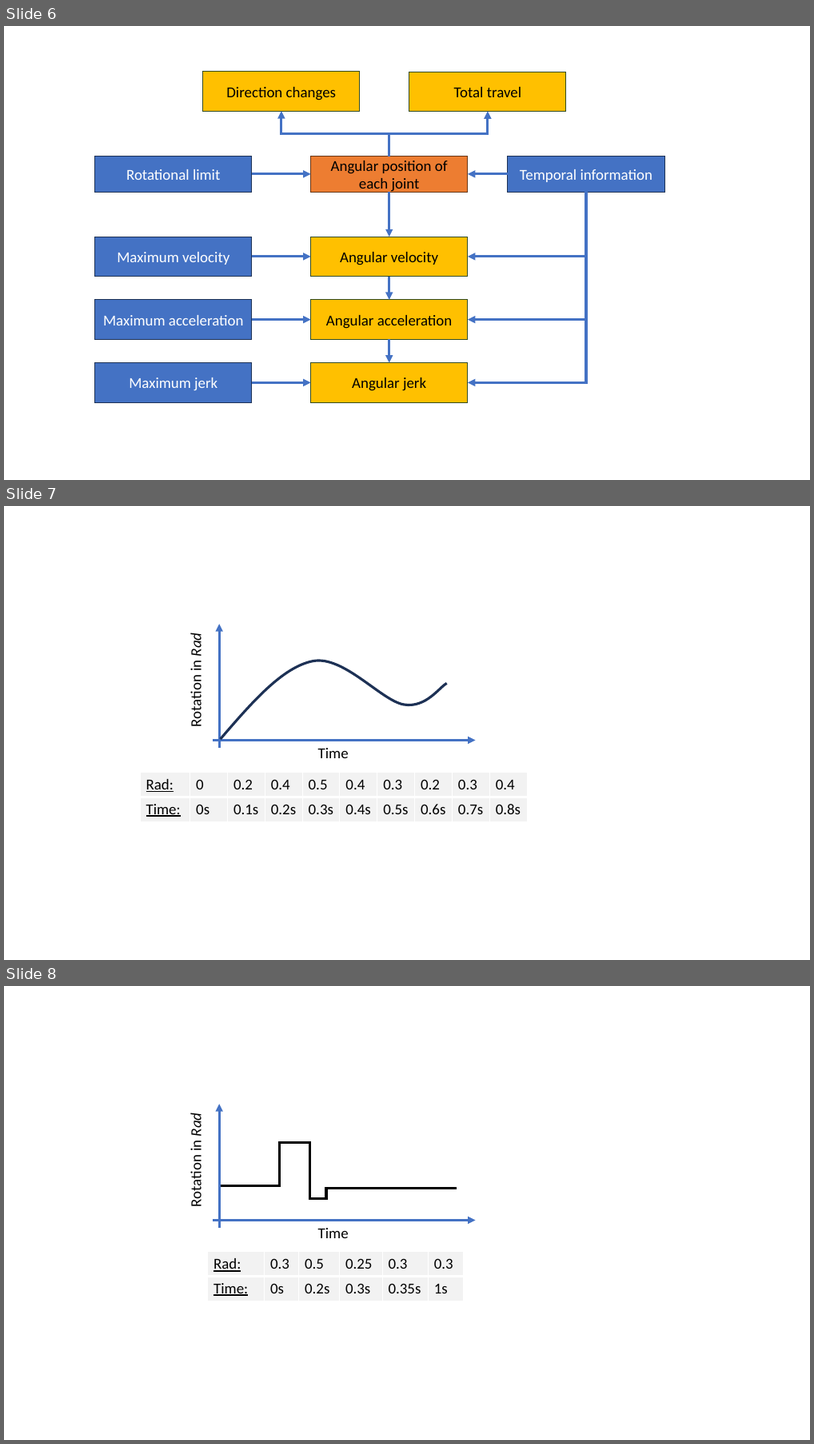
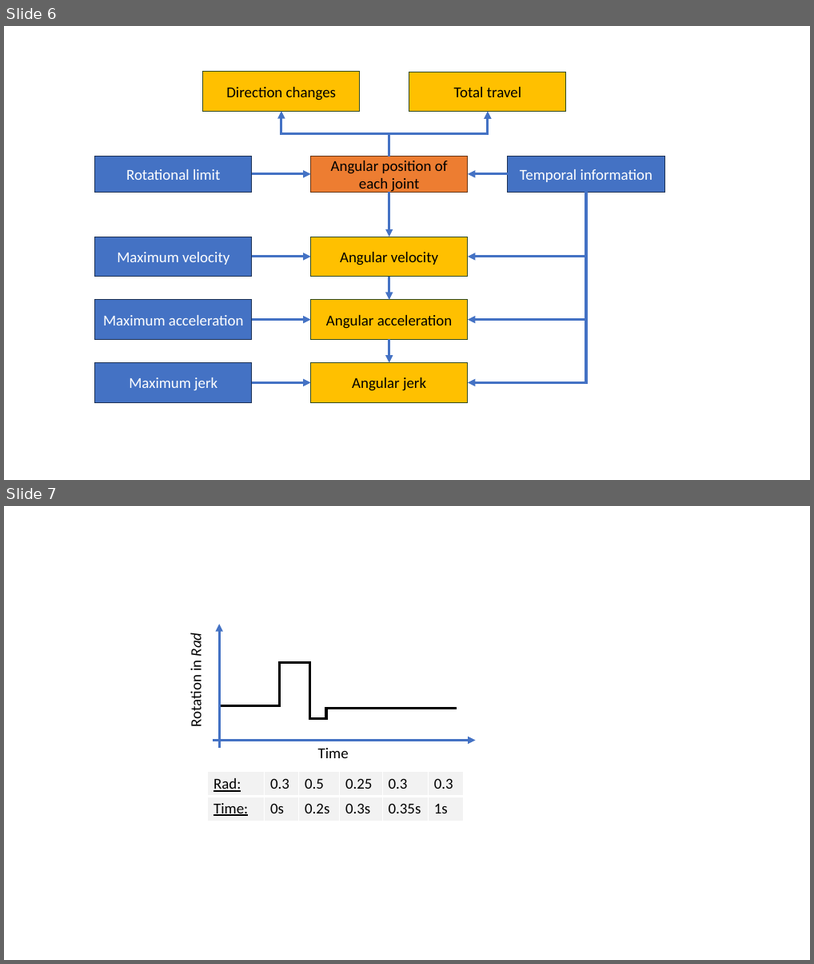
Before and after one commit to JanNalivaika/MASTERS-THESIS, a slide deck: Latex/figures/images.pptx. Shown one above the other, each under a label of ours: slides 6, 7 and 8 before the commit, slides 6 and 7 after it. The pictures are 814x1444 and 814x964 pixels, drawn with LibreOffice and Linux fonts; fonts in the diff are those of the drawing. Boxes give left, top, right and bottom in pixels: in the first picture for what was removed or moved away, otherwise in the second. Text is boxed around its words. In the diff, an @@ line names an element or a change of style, - is before the commit and + after.

```diff
--- a/Latex/figures/images.pptx
+++ b/Latex/figures/images.pptx
@@ slide 7 removed at (x1=4, y1=506, x2=810, y2=960), background #FFFFFF @@
@@ arrow removed from (219, 748) to (219, 624) @@
@@ text removed at (x1=187, y1=635, x2=206, y2=725) @@
-Rotation in Rad
@@ freeform shape removed at (x1=221, y1=660, x2=447, y2=739) @@
@@ arrow removed from (213, 740) to (476, 740) @@
@@ text removed at (x1=318, y1=748, x2=349, y2=758) @@
-Time
@@ table removed at (x1=140, y1=772, x2=528, y2=821), 2 rows, 10 columns @@
-Rad: | 0 | 0.2 | 0.4 | 0.5 | 0.4 | 0.3 | 0.2 | 0.3 | 0.4
-Time: | 0s | 0.1s | 0.2s | 0.3s | 0.4s | 0.5s | 0.6s | 0.7s | 0.8s
@@ what was slide 8 is now slide 7 @@
```
Also in this commit, not shown: 1 slide changed, 2 slides added, 21 other files.
